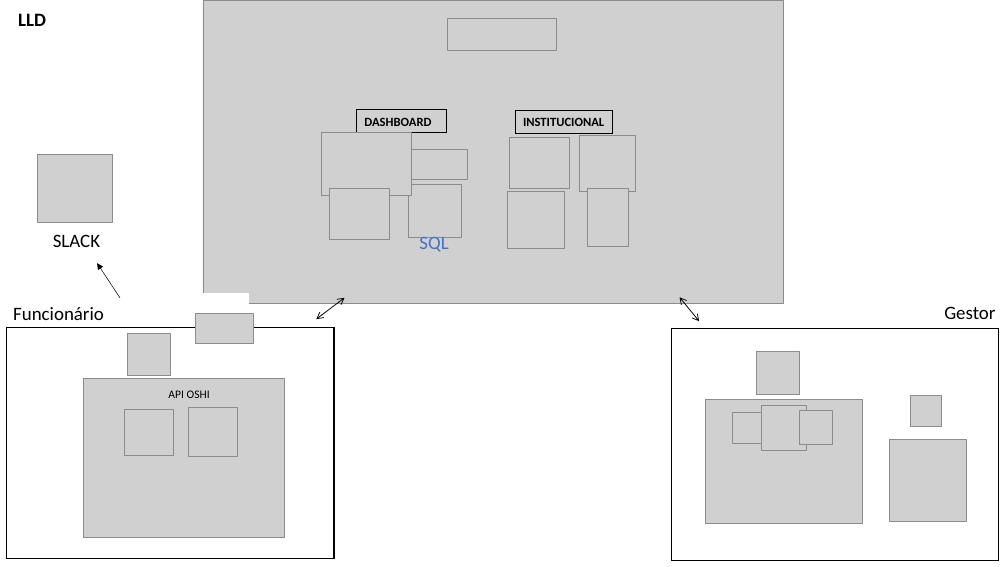
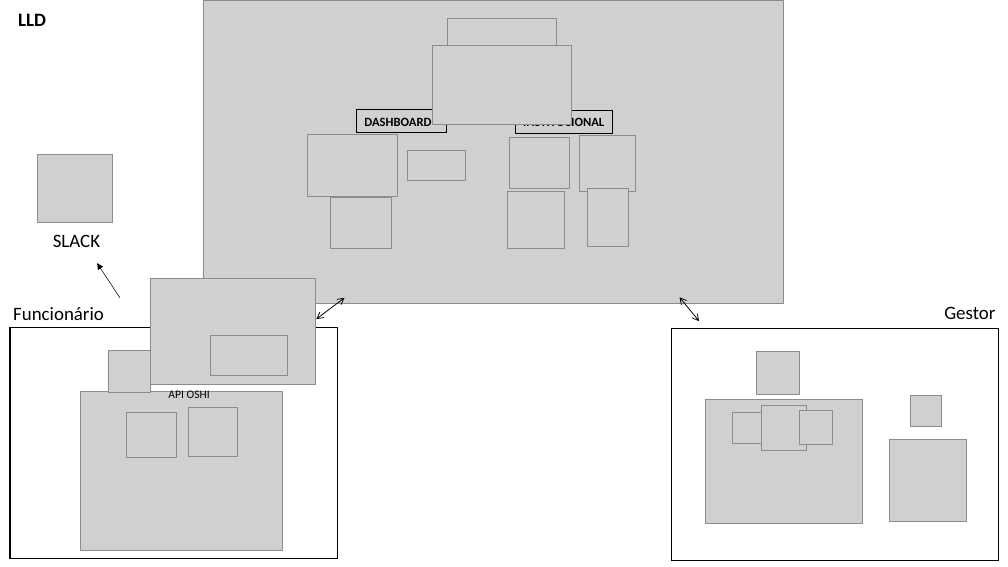
Before and after one commit to BandTec/grupo-07-adsa-20201, a slide deck: slide 2 of Documentação/HLD.LLD.DIAGRAMA.pptx. Drawn at 1008x567 pixels with LibreOffice and Linux fonts; fonts in the diff are those of the drawing; grey boxes stand for pictures. Boxes give left, top, right and bottom in pixels: in the first picture for what was removed or moved away, otherwise in the second. Text is boxed around its words. In the diff, an @@ line names an element or a change of style, - is before the commit and + after.

```diff
--- a/Documentação/HLD.LLD.DIAGRAMA.pptx
+++ b/Documentação/HLD.LLD.DIAGRAMA.pptx
@@ picture added at [433,45,572,124] @@
@@ picture: place and size @@
-picture at [321,133,411,196]
+picture at [308,134,398,197]
@@ picture: place and size @@
-picture at [329,188,390,240]
+picture at [330,197,392,249]
@@ picture removed at [408,185,462,238] @@
@@ text removed at [419,237,448,252] @@
-SQL
@@ picture added at [151,278,315,385] @@
@@ rectangle removed at [200,293,249,330] @@
@@ picture removed at [196,314,254,344] @@
@@ picture: place and size @@
-picture at [128,333,170,376]
+picture at [108,351,150,393]
@@ picture added at [211,335,287,375] @@
@@ picture: place and size @@
-picture at [83,379,285,538]
+picture at [81,391,283,551]
```
Also in this commit, not shown: 2 other files.
